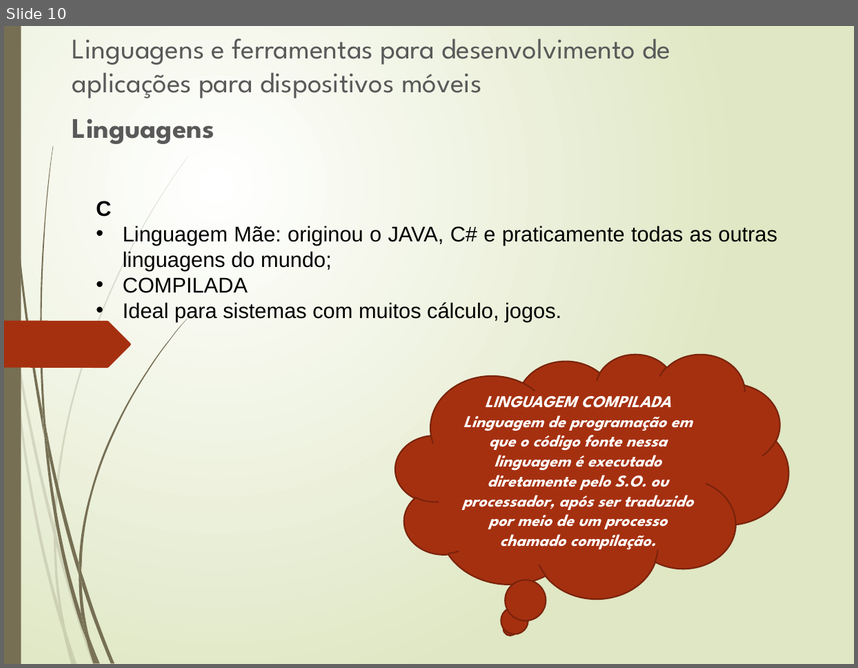
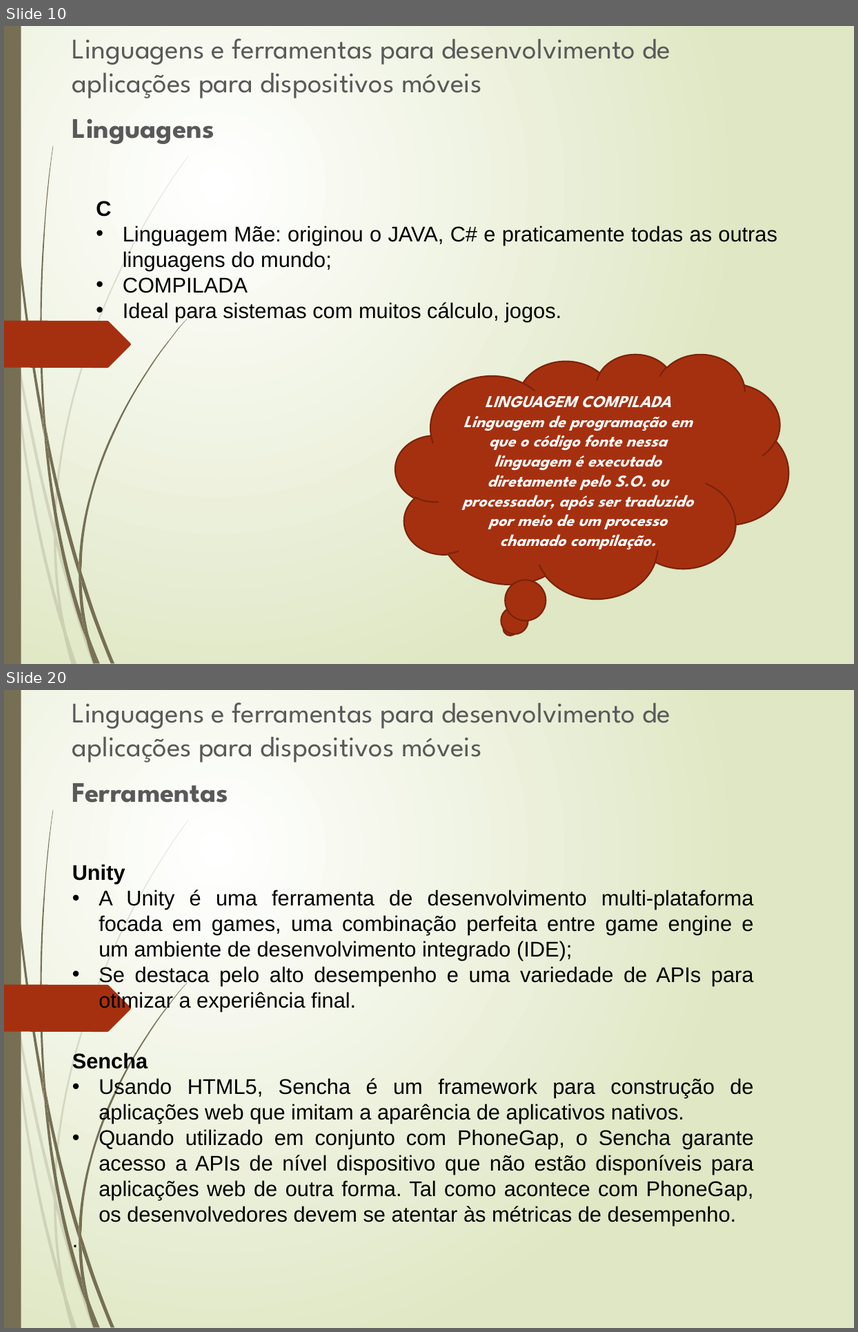
Before and after one commit to JBCFurtado/Mobile, a slide deck: Desenvolvimento para Dispositivos Móveis I/Aula_Disp_Móveis.pptx. Shown one above the other, each under a label of ours: slide 10 before the commit, slides 10 and 20 after it; the slides between them are not shown. The pictures are 858x668 and 858x1332 pixels, drawn with LibreOffice and Linux fonts; fonts in the diff are those of the drawing. Boxes give left, top, right and bottom in pixels: in the first picture for what was removed or moved away, otherwise in the second. Text is boxed around its words. In the diff, an @@ line names an element or a change of style, - is before the commit and + after.

```diff
--- a/Desenvolvimento para Dispositivos Móveis I/Aula_Disp_Móveis.pptx
+++ b/Desenvolvimento para Dispositivos Móveis I/Aula_Disp_Móveis.pptx
@@ slide 20 added at box(4, 690, 854, 1328), background gradient #FFFFFF to #DFE8C4; not listed: 24 template elements that a slide beside it also shows @@
@@ text added at box(72, 702, 671, 802), 24 pt, text #595959 @@
+Linguagens e ferramentas para desenvolvimento de aplicações para dispositivos móveis
+Ferramentas
@@ text added at box(72, 864, 754, 1012), 18 pt, text #000000 @@
+Unity
+• A Unity é uma ferramenta de desenvolvimento multi-plataforma focada em games, uma combinação perfeita entre game engine e um ambiente de desenvolvimento integrado (IDE);
+• Se destaca pelo alto desempenho e uma variedade de APIs para otimizar a experiência final.
@@ text added at box(72, 1052, 754, 1225), 18 pt, text #000000 @@
+Sencha
+• Usando HTML5, Sencha é um framework para construção de aplicações web que imitam a aparência de aplicativos nativos.
+• Quando utilizado em conjunto com PhoneGap, o Sencha garante acesso a APIs de nível dispositivo que não estão disponíveis para aplicações web de outra forma. Tal como acontece com PhoneGap, os desenvolvedores devem se atentar às métricas de desempenho.
+.
```
Also in this commit, not shown: 1 slide changed, 12 other slides added.
